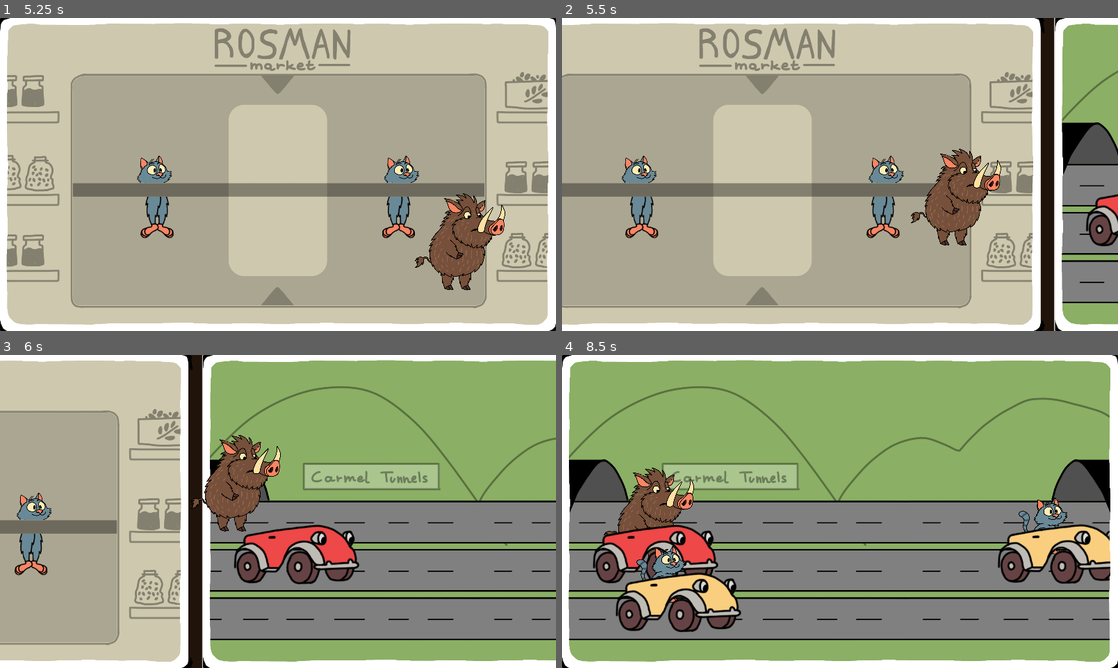
Above: before the commit, frames 1-4 (two rows, left to right).
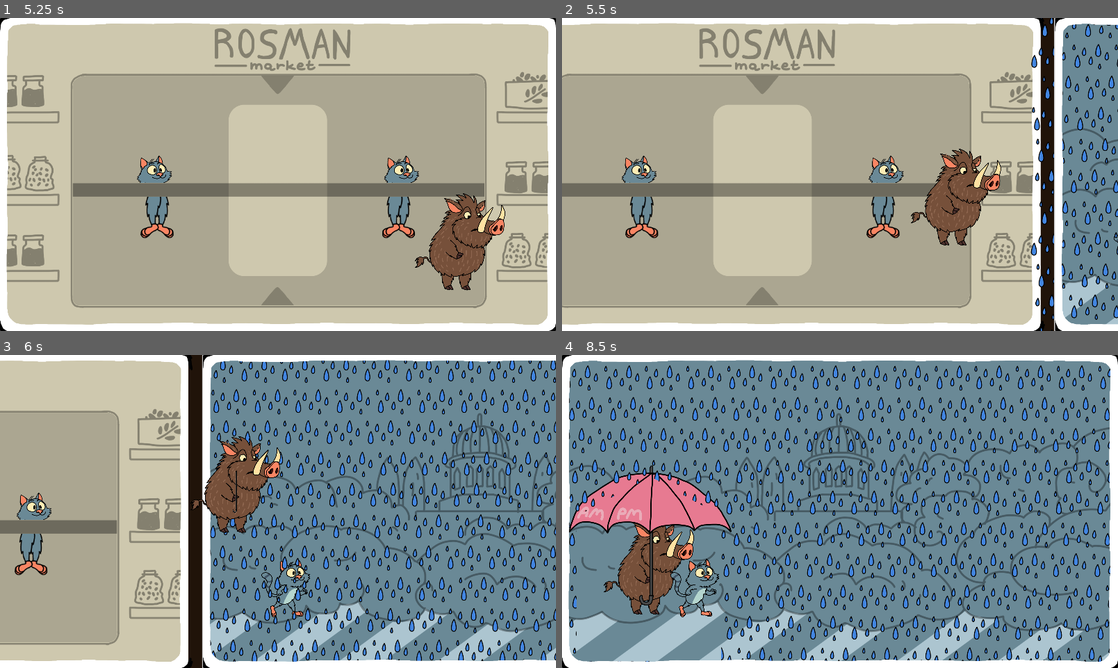
Above: after the commit, the same moments.

Repository: danielr0159/ggj2024
Game: Godot game, scene res://hub.tscn
The game is run twice, just before and just after one commit, with the same random seed, the same clock (stepped at 60 frames per second) and the same inputs.
Inputs (mouse positions are in pixels of both pictures, inside the frame that each line leads up to):
- Up to frame 1 (5.25 s): click (278, 174) at 0.5 s; click (278, 174) at 1.25 s; click (278, 174) at 2 s
- Up to frame 2 (5.5 s): no input
- Up to frame 3 (6 s): no input
- Up to frame 4 (8.5 s): no input

Frame 1 is identical in both runs. In frame 2, 8.1% of the frame differs, in the area x 84-100%, y 0-100%; in frame 3, 45%; in frame 4, 75%, in the area x 1-99%, y 1-98%.

Commit message:
Fixups for final release

Diff:
--- a/common/frame.tscn
+++ b/common/frame.tscn
@@ -1,6 +1,94 @@
-[gd_scene load_steps=2 format=3 uid="uid://c6mx0jvv7chl1"]
+[gd_scene load_steps=23 format=3 uid="uid://c6mx0jvv7chl1"]
 
 [ext_resource type="Texture2D" uid="uid://cajxlubaphliw" path="res://assets/images/frame/frame.png" id="1_33ntx"]
+[ext_resource type="Texture2D" uid="uid://cbpwakujgs01d" path="res://assets/images/progress/1.png" id="2_li7hu"]
+[ext_resource type="Texture2D" uid="uid://bd483rgcp4n0r" path="res://assets/images/progress/2.png" id="3_ldh68"]
+[ext_resource type="Texture2D" uid="uid://cpey6wifhnr8d" path="res://assets/images/progress/3.png" id="4_t6wja"]
+[ext_resource type="Texture2D" uid="uid://dncf0ixj7gum2" path="res://assets/images/progress/4.png" id="5_lgpus"]
+[ext_resource type="Texture2D" uid="uid://bgtbgd2n6juqu" path="res://assets/images/progress/5.png" id="6_7gcvr"]
+[ext_resource type="Texture2D" uid="uid://dxukqjeednwja" path="res://assets/images/progress/6.png" id="7_6b3hu"]
+[ext_resource type="Texture2D" uid="uid://c4hyojebwu45y" path="res://assets/images/progress/7.png" id="8_k0t1b"]
+[ext_resource type="Texture2D" uid="uid://cx6aw2p7nqr1v" path="res://assets/images/progress/8.png" id="9_n5yug"]
+[ext_resource type="Texture2D" uid="uid://kfrgwn6excg2" path="res://assets/images/progress/9.png" id="10_02rmq"]
+[ext_resource type="Texture2D" uid="uid://bso4uhjf0l52t" path="res://assets/images/progress/10.png" id="11_7nxt0"]
+[ext_resource type="Texture2D" uid="uid://b5fpjwm22p43n" path="res://assets/images/progress/11.png" id="12_dmt6p"]
+[ext_resource type="Texture2D" uid="uid://bxefifvv1khma" path="res://assets/images/progress/12.png" id="13_kub00"]
+[ext_resource type="Texture2D" uid="uid://dgqmuaganp40u" path="res://assets/images/progress/13.png" id="14_b2iyw"]
+[ext_resource type="Texture2D" uid="uid://7k2mtrecaw5t" path="res://assets/images/progress/14.png" id="15_4dx3g"]
+[ext_resource type="Texture2D" uid="uid://83cwjrqxt180" path="res://assets/images/progress/15.png" id="16_whl60"]
+[ext_resource type="Texture2D" uid="uid://to0b6sejuddg" path="res://assets/images/progress/16.png" id="17_27nep"]
+[ext_resource type="Texture2D" uid="uid://b6mn2ayp0tj7x" path="res://assets/images/progress/17.png" id="18_6uby4"]
+[ext_resource type="Texture2D" uid="uid://qtkya3owbm4o" path="res://assets/images/progress/18.png" id="19_lh61u"]
+[ext_resource type="Texture2D" uid="uid://bnrjygbki7w3u" path="res://assets/images/progress/19.png" id="20_kg0ur"]
+[ext_resource type="Texture2D" uid="uid://cnaxfeefi8yvq" path="res://assets/images/progress/20.png" id="21_ovvtl"]
+
+[sub_resource type="SpriteFrames" id="SpriteFrames_yw1q7"]
+animations = [{
+"frames": [{
+"duration": 1.0,
+"texture": ExtResource("2_li7hu")
+}, {
+"duration": 1.0,
+"texture": ExtResource("3_ldh68")
+}, {
+"duration": 1.0,
+"texture": ExtResource("4_t6wja")
+}, {
+"duration": 1.0,
+"texture": ExtResource("5_lgpus")
+}, {
+"duration": 1.0,
+"texture": ExtResource("6_7gcvr")
+}, {
+"duration": 1.0,
+"texture": ExtResource("7_6b3hu")
+}, {
+"duration": 1.0,
+"texture": ExtResource("8_k0t1b")
+}, {
+"duration": 1.0,
+"texture": ExtResource("9_n5yug")
+}, {
+"duration": 1.0,
+"texture": ExtResource("10_02rmq")
+}, {
+"duration": 1.0,
+"texture": ExtResource("11_7nxt0")
+}, {
+"duration": 1.0,
+"texture": ExtResource("12_dmt6p")
+}, {
+"duration": 1.0,
+"texture": ExtResource("13_kub00")
+}, {
+"duration": 1.0,
+"texture": ExtResource("14_b2iyw")
+}, {
+"duration": 1.0,
+"texture": ExtResource("15_4dx3g")
+}, {
+"duration": 1.0,
+"texture": ExtResource("16_whl60")
+}, {
+"duration": 1.0,
+"texture": ExtResource("17_27nep")
+}, {
+"duration": 1.0,
+"texture": ExtResource("18_6uby4")
+}, {
+"duration": 1.0,
+"texture": ExtResource("19_lh61u")
+}, {
+"duration": 1.0,
+"texture": ExtResource("20_kg0ur")
+}, {
+"duration": 1.0,
+"texture": ExtResource("21_ovvtl")
+}],
+"loop": true,
+"name": &"default",
+"speed": 5.0
+}]
 
 [node name="Frame" type="Node2D"]
 
@@ -8,3 +96,9 @@
 position = Vector2(623, 324)
 scale = Vector2(0.6, 0.6)
 texture = ExtResource("1_33ntx")
+
+[node name="Progress" type="AnimatedSprite2D" parent="."]
+z_index = 2
+position = Vector2(1199, 507)
+scale = Vector2(0.6, 0.6)
+sprite_frames = SubResource("SpriteFrames_yw1q7")
--- a/minigames/duel.tscn
+++ b/minigames/duel.tscn
@@ -159,6 +159,94 @@
 "values": [0]
 }
 
+[sub_resource type="Animation" id="Animation_3fq3s"]
+resource_name = "draw"
+length = 1.50001
+tracks/0/type = "value"
+tracks/0/imported = false
+tracks/0/enabled = true
+tracks/0/path = NodePath("Pig:position")
+tracks/0/interp = 1
+tracks/0/loop_wrap = true
+tracks/0/keys = {
+"times": PackedFloat32Array(0),
+"transitions": PackedFloat32Array(1),
+"update": 0,
+"values": [Vector2(437, 580)]
+}
+tracks/1/type = "value"
+tracks/1/imported = false
+tracks/1/enabled = true
+tracks/1/path = NodePath("Cat:position")
+tracks/1/interp = 1
+tracks/1/loop_wrap = true
+tracks/1/keys = {
+"times": PackedFloat32Array(0),
+"transitions": PackedFloat32Array(1),
+"update": 0,
+"values": [Vector2(543, 580)]
+}
+tracks/2/type = "value"
+tracks/2/imported = false
+tracks/2/enabled = true
+tracks/2/path = NodePath("Pig:visible")
+tracks/2/interp = 1
+tracks/2/loop_wrap = true
+tracks/2/keys = {
+"times": PackedFloat32Array(0),
+"transitions": PackedFloat32Array(1),
+"update": 1,
+"values": [true]
+}
+tracks/3/type = "value"
+tracks/3/imported = false
+tracks/3/enabled = true
+tracks/3/path = NodePath("Cat:visible")
+tracks/3/interp = 1
+tracks/3/loop_wrap = true
+tracks/3/keys = {
+"times": PackedFloat32Array(0),
+"transitions": PackedFloat32Array(1),
+"update": 1,
+"values": [true]
+}
+tracks/4/type = "value"
+tracks/4/imported = false
+tracks/4/enabled = true
+tracks/4/path = NodePath("Notella:visible")
+tracks/4/interp = 1
+tracks/4/loop_wrap = true
+tracks/4/keys = {
+"times": PackedFloat32Array(0, 0.4),
+"transitions": PackedFloat32Array(1, 1),
+"update": 1,
+"values": [true, false]
+}
+tracks/5/type = "value"
+tracks/5/imported = false
+tracks/5/enabled = true
+tracks/5/path = NodePath("Explosion:visible")
+tracks/5/interp = 1
+tracks/5/loop_wrap = true
+tracks/5/keys = {
+"times": PackedFloat32Array(0, 1),
+"transitions": PackedFloat32Array(1, 1),
+"update": 1,
+"values": [true, false]
+}
+tracks/6/type = "value"
+tracks/6/imported = false
+tracks/6/enabled = true
+tracks/6/path = NodePath("Explosion:frame")
+tracks/6/interp = 1
+tracks/6/loop_wrap = true
+tracks/6/keys = {
+"times": PackedFloat32Array(0, 0.9),
+"transitions": PackedFloat32Array(1, 1),
+"update": 0,
+"values": [0, 5]
+}
+
 [sub_resource type="Animation" id="Animation_lnxa5"]
 resource_name = "duel"
 length = 10.0
@@ -573,94 +661,6 @@
 "values": [0, 5]
 }
 
-[sub_resource type="Animation" id="Animation_3fq3s"]
-resource_name = "draw"
-length = 1.50001
-tracks/0/type = "value"
-tracks/0/imported = false
-tracks/0/enabled = true
-tracks/0/path = NodePath("Pig:position")
-tracks/0/interp = 1
-tracks/0/loop_wrap = true
-tracks/0/keys = {
-"times": PackedFloat32Array(0),
-"transitions": PackedFloat32Array(1),
-"update": 0,
-"values": [Vector2(437, 580)]
-}
-tracks/1/type = "value"
-tracks/1/imported = false
-tracks/1/enabled = true
-tracks/1/path = NodePath("Cat:position")
-tracks/1/interp = 1
-tracks/1/loop_wrap = true
-tracks/1/keys = {
-"times": PackedFloat32Array(0),
-"transitions": PackedFloat32Array(1),
-"update": 0,
-"values": [Vector2(543, 580)]
-}
-tracks/2/type = "value"
-tracks/2/imported = false
-tracks/2/enabled = true
-tracks/2/path = NodePath("Pig:visible")
-tracks/2/interp = 1
-tracks/2/loop_wrap = true
-tracks/2/keys = {
-"times": PackedFloat32Array(0),
-"transitions": PackedFloat32Array(1),
-"update": 1,
-"values": [true]
-}
-tracks/3/type = "value"
-tracks/3/imported = false
-tracks/3/enabled = true
-tracks/3/path = NodePath("Cat:visible")
-tracks/3/interp = 1
-tracks/3/loop_wrap = true
-tracks/3/keys = {
-"times": PackedFloat32Array(0),
-"transitions": PackedFloat32Array(1),
-"update": 1,
-"values": [true]
-}
-tracks/4/type = "value"
-tracks/4/imported = false
-tracks/4/enabled = true
-tracks/4/path = NodePath("Notella:visible")
-tracks/4/interp = 1
-tracks/4/loop_wrap = true
-tracks/4/keys = {
-"times": PackedFloat32Array(0, 0.4),
-"transitions": PackedFloat32Array(1, 1),
-"update": 1,
-"values": [true, false]
-}
-tracks/5/type = "value"
-tracks/5/imported = false
-tracks/5/enabled = true
-tracks/5/path = NodePath("Explosion:visible")
-tracks/5/interp = 1
-tracks/5/loop_wrap = true
-tracks/5/keys = {
-"times": PackedFloat32Array(0, 1),
-"transitions": PackedFloat32Array(1, 1),
-"update": 1,
-"values": [true, false]
-}
-tracks/6/type = "value"
-tracks/6/imported = false
-tracks/6/enabled = true
-tracks/6/path = NodePath("Explosion:frame")
-tracks/6/interp = 1
-tracks/6/loop_wrap = true
-tracks/6/keys = {
-"times": PackedFloat32Array(0, 0.9),
-"transitions": PackedFloat32Array(1, 1),
-"update": 0,
-"values": [0, 5]
-}
-
 [sub_resource type="AnimationLibrary" id="AnimationLibrary_1jacl"]
 _data = {
 "RESET": SubResource("Animation_61q0i"),
@@ -684,7 +684,7 @@
 "times": PackedFloat32Array(0),
 "transitions": PackedFloat32Array(1),
 "update": 0,
-"values": [Vector2(576, -80)]
+"values": [Vector2(576, -60)]
 }
 tracks/1/type = "value"
 tracks/1/imported = false
@@ -696,7 +696,7 @@
 "times": PackedFloat32Array(0),
 "transitions": PackedFloat32Array(1),
 "update": 0,
-"values": [Vector2(576, -80)]
+"values": [Vector2(576, -60)]
 }
 
 [sub_resource type="Animation" id="Animation_dq5oh"]
@@ -713,7 +713,7 @@
 "times": PackedFloat32Array(0, 0.2, 0.5),
 "transitions": PackedFloat32Array(1, 1, 1),
 "update": 0,
-"values": [Vector2(576, 99), Vector2(576, -80), Vector2(576, -80)]
+"values": [Vector2(576, 60), Vector2(576, -60), Vector2(576, -60)]
 }
 tracks/1/type = "value"
 tracks/1/imported = false
@@ -725,7 +725,7 @@
 "times": PackedFloat32Array(0, 0.2, 0.5),
 "transitions": PackedFloat32Array(1, 1, 1),
 "update": 0,
-"values": [Vector2(576, -80), Vector2(576, 99), Vector2(576, 99)]
+"values": [Vector2(576, -60), Vector2(576, 60), Vector2(576, 60)]
 }
 
 [sub_resource type="Animation" id="Animation_jefqd"]
@@ -740,7 +740,7 @@
 "times": PackedFloat32Array(0, 0.3),
 "transitions": PackedFloat32Array(1, 1),
 "update": 0,
-"values": [Vector2(576, -80), Vector2(576, 99)]
+"values": [Vector2(576, -60), Vector2(576, 60)]
 }
 
 [sub_resource type="AnimationLibrary" id="AnimationLibrary_wxi30"]
@@ -752,8 +752,6 @@
 
 [node name="Duel" type="Node2D"]
 script = ExtResource("1_pmpt0")
-difficulty = null
-pig_level = null
 
 [node name="TrashBg" type="Sprite2D" parent="."]
 position = Vector2(576, 324)
@@ -783,12 +781,12 @@
 scale = Vector2(-1, 1)
 
 [node name="Wait" type="Sprite2D" parent="."]
-position = Vector2(576, -80)
+position = Vector2(576, -60)
 scale = Vector2(0.6, 0.6)
 texture = ExtResource("9_ca748")
 
 [node name="Now" type="Sprite2D" parent="."]
-position = Vector2(576, -80)
+position = Vector2(576, -60)
 scale = Vector2(0.6, 0.6)
 texture = ExtResource("10_n60rn")
 
--- a/screens/badge.tscn
+++ b/screens/badge.tscn
@@ -1,9 +1,33 @@
-[gd_scene load_steps=9 format=3 uid="uid://dchaccia8b5lg"]
+[gd_scene load_steps=14 format=3 uid="uid://dchaccia8b5lg"]
 
 [ext_resource type="Script" path="res://scripts/badge.gd" id="1_hc02a"]
 [ext_resource type="Texture2D" uid="uid://b342ekeo07dyd" path="res://assets/images/badge/upgrade_1.png" id="2_p6eih"]
 [ext_resource type="PackedScene" uid="uid://ccx8n7nigis8c" path="res://assets/rigs/pig.tscn" id="2_pnyvw"]
 [ext_resource type="PackedScene" uid="uid://c6mx0jvv7chl1" path="res://common/frame.tscn" id="3_s2wpq"]
+[ext_resource type="Texture2D" uid="uid://dq14rpvnoei6a" path="res://assets/images/badge/upgrade_2.png" id="3_xlid6"]
+[ext_resource type="Texture2D" uid="uid://b6uiwws6ap14a" path="res://assets/images/badge/upgrade_3.png" id="4_3ld0o"]
+[ext_resource type="Texture2D" uid="uid://b1gkap1w7hu40" path="res://assets/images/badge/upgrade_4.png" id="5_luojb"]
+[ext_resource type="SpriteFrames" uid="uid://cp6bh3y8ai5n6" path="res://assets/images/explosion/sprites.tres" id="5_xhb1n"]
+
+[sub_resource type="SpriteFrames" id="SpriteFrames_v0lt0"]
+animations = [{
+"frames": [{
+"duration": 1.0,
+"texture": ExtResource("2_p6eih")
+}, {
+"duration": 1.0,
+"texture": ExtResource("3_xlid6")
+}, {
+"duration": 1.0,
+"texture": ExtResource("4_3ld0o")
+}, {
+"duration": 1.0,
+"texture": ExtResource("5_luojb")
+}],
+"loop": true,
+"name": &"default",
+"speed": 5.0
+}]
 
 [sub_resource type="Animation" id="Animation_vgb7b"]
 resource_name = "RESET"
@@ -54,6 +78,30 @@
 "transitions": PackedFloat32Array(1),
 "update": 1,
 "values": [""]
+}
+tracks/4/type = "value"
+tracks/4/imported = false
+tracks/4/enabled = true
+tracks/4/path = NodePath("Boom:visible")
+tracks/4/interp = 1
+tracks/4/loop_wrap = true
+tracks/4/keys = {
+"times": PackedFloat32Array(0),
+"transitions": PackedFloat32Array(1),
+"update": 1,
+"values": [false]
+}
+tracks/5/type = "value"
+tracks/5/imported = false
+tracks/5/enabled = true
+tracks/5/path = NodePath("Boom:frame")
+tracks/5/interp = 1
+tracks/5/loop_wrap = true
+tracks/5/keys = {
+"times": PackedFloat32Array(0),
+"transitions": PackedFloat32Array(1),
+"update": 1,
+"values": [0]
 }
 
 [sub_resource type="Animation" id="Animation_fa37y"]
@@ -119,6 +167,30 @@
 "update": 1,
 "values": ["level_up"]
 }
+tracks/5/type = "value"
+tracks/5/imported = false
+tracks/5/enabled = true
+tracks/5/path = NodePath("Boom:visible")
+tracks/5/interp = 1
+tracks/5/loop_wrap = true
+tracks/5/keys = {
+"times": PackedFloat32Array(0, 2.2, 2.9),
+"transitions": PackedFloat32Array(1, 1, 1),
+"update": 1,
+"values": [false, true, false]
+}
+tracks/6/type = "value"
+tracks/6/imported = false
+tracks/6/enabled = true
+tracks/6/path = NodePath("Boom:frame")
+tracks/6/interp = 1
+tracks/6/loop_wrap = true
+tracks/6/keys = {
+"times": PackedFloat32Array(0, 2.3, 2.8),
+"transitions": PackedFloat32Array(1, 1, 1),
+"update": 0,
+"values": [0, 0, 5]
+}
 
 [sub_resource type="Animation" id="Animation_jd117"]
 resource_name = "exit"
@@ -182,12 +254,18 @@
 [node name="Badge" type="Node2D"]
 script = ExtResource("1_hc02a")
 
-[node name="Upgrade1" type="Sprite2D" parent="."]
+[node name="BG" type="AnimatedSprite2D" parent="."]
 position = Vector2(576, 324)
 scale = Vector2(0.6, 0.6)
-texture = ExtResource("2_p6eih")
+sprite_frames = SubResource("SpriteFrames_v0lt0")
 
 [node name="Frame" parent="." instance=ExtResource("3_s2wpq")]
+
+[node name="Boom" type="AnimatedSprite2D" parent="."]
+visible = false
+position = Vector2(630, 424)
+scale = Vector2(0.6, 0.6)
+sprite_frames = ExtResource("5_xhb1n")
 
 [node name="Pig" parent="." instance=ExtResource("2_pnyvw")]
 
--- a/scripts/badge.gd
+++ b/scripts/badge.gd
@@ -5,11 +5,18 @@
 
 @export var pig_level : int = 0
 @onready var animation_player: AnimationPlayer = $AnimationPlayer
+@onready var boom: AnimatedSprite2D = $Boom
+@onready var bg: AnimatedSprite2D = $BG
+
 
 func _ready() -> void:
+	bg.frame = pig_level
+	$Frame/Progress.visible = false
 	$Pig.level = pig_level
 	animation_player.play("badge_receive")
 	await animation_player.animation_finished
+	if pig_level >= 3:
+		return
 	complete.emit()
 	animation_player.play("exit")
 	await animation_player.animation_finished
--- a/scripts/carousel.gd
+++ b/scripts/carousel.gd
@@ -9,6 +9,7 @@
 
 func _ready() -> void:
 	super()
+	$Frame/Progress.visible = false
 	$ProxyPig/Pig.level = pig_level
 	spin.play("spin")
 	spin.seek(randf_range(0, spin.current_animation_length), true, true)
--- a/scripts/dead.gd
+++ b/scripts/dead.gd
@@ -10,3 +10,4 @@
 	animation_player.play("dead")
 	await animation_player.animation_finished
 	complete.emit()
+	queue_free()
--- a/scripts/drive.gd
+++ b/scripts/drive.gd
@@ -12,7 +12,26 @@
 	17,
 	18,
 	19,
-	20
+	20,
+	20,
+	20,
+	20,
+	20,
+	20,
+	20,
+	20,
+	20,
+	20,
+	20,
+	20,
+	20,
+	20,
+	20,
+	20,
+	20,
+	20,
+	20,
+	20,
 ]
 const CAR_DRIVE_DIST : float = 1400
 const CAR_DRIVE_SPEED : Array[float] = [
@@ -26,7 +45,28 @@
 	1400,
 	1600,
 	1800,
-	2000
+	2000,
+	2000,
+	2000,
+	2000,
+	2000,
+	2000,
+	2000,
+	2000,
+	2000,
+	2000,
+	2000,
+	2000,
+	2000,
+	2000,
+	2000,
+	2000,
+	2000,
+	2000,
+	2000,
+	2000,
+	2000,
+	2000,
 ]
 const LANE_SIZE : float = 100
 const MIN_TIME_SAME_LANE : float = 0.6
--- a/scripts/hub.gd
+++ b/scripts/hub.gd
@@ -6,8 +6,8 @@
 	preload("res://minigames/umbrella.tscn"),
 	preload("res://minigames/drive.tscn"),
 	preload("res://minigames/duel.tscn"),
-	#preload("res://minigames/parachute.tscn"),
-	#preload("res://minigames/train.tscn"),
+	preload("res://minigames/parachute.tscn"),
+	preload("res://minigames/train.tscn"),
 ]
 
 var difficulty : int = 0
@@ -32,6 +32,7 @@
 	add_child(screen)
 	await screen.start
 	var minigame : Minigame = preload("res://minigames/carousel.tscn").instantiate()
+	minigame.pig_level = pig_level
 	minigame.lose.connect(self._deadscreen)
 	minigame.next.connect(self._run_minigame)
 	add_child(minigame)
@@ -39,7 +40,7 @@
 func _next() -> void:
 	difficulty += 1
 	@warning_ignore("integer_division")
-	var new_level : int = min(difficulty/3, 4)
+	var new_level : int = min(difficulty/5, 4)
 	if pig_level < new_level:
 		var screen : BadgeScreen = preload("res://screens/badge.tscn").instantiate()
 		screen.pig_level = pig_level
--- a/scripts/minigame.gd
+++ b/scripts/minigame.gd
@@ -5,6 +5,7 @@
 @export var pig_level : int = 0
 @onready var button : Button = $Button
 @onready var anim : AnimationPlayer = $AnimationPlayer
+@onready var progress : AnimatedSprite2D = $Frame/Progress
 var state : int = 0
 var sigdone : SigDone = SigDone.new()
 
@@ -12,6 +13,7 @@
 signal next
 
 func _ready() -> void:
+	progress.frame = min(difficulty, 19)
 	button.grab_focus()
 	button.pressed.connect(self._action)
 	anim.play("enter")
Binary file changed: assets/images/badge/upgrade_1.png
Binary file added: assets/images/badge/upgrade_2.png
Not shown, added: assets/images/badge/upgrade_2.png.import
Binary file added: assets/images/badge/upgrade_3.png
Not shown, added: assets/images/badge/upgrade_3.png.import
Binary file added: assets/images/badge/upgrade_4.png
Not shown, added: assets/images/badge/upgrade_4.png.import
Binary file changed: assets/images/pig/Pig_top_l5.png
Binary file added: assets/images/progress/1.png
Not shown, added: assets/images/progress/1.png.import
Binary file added: assets/images/progress/10.png
Not shown, added: assets/images/progress/10.png.import
(and 36 more such lines)
